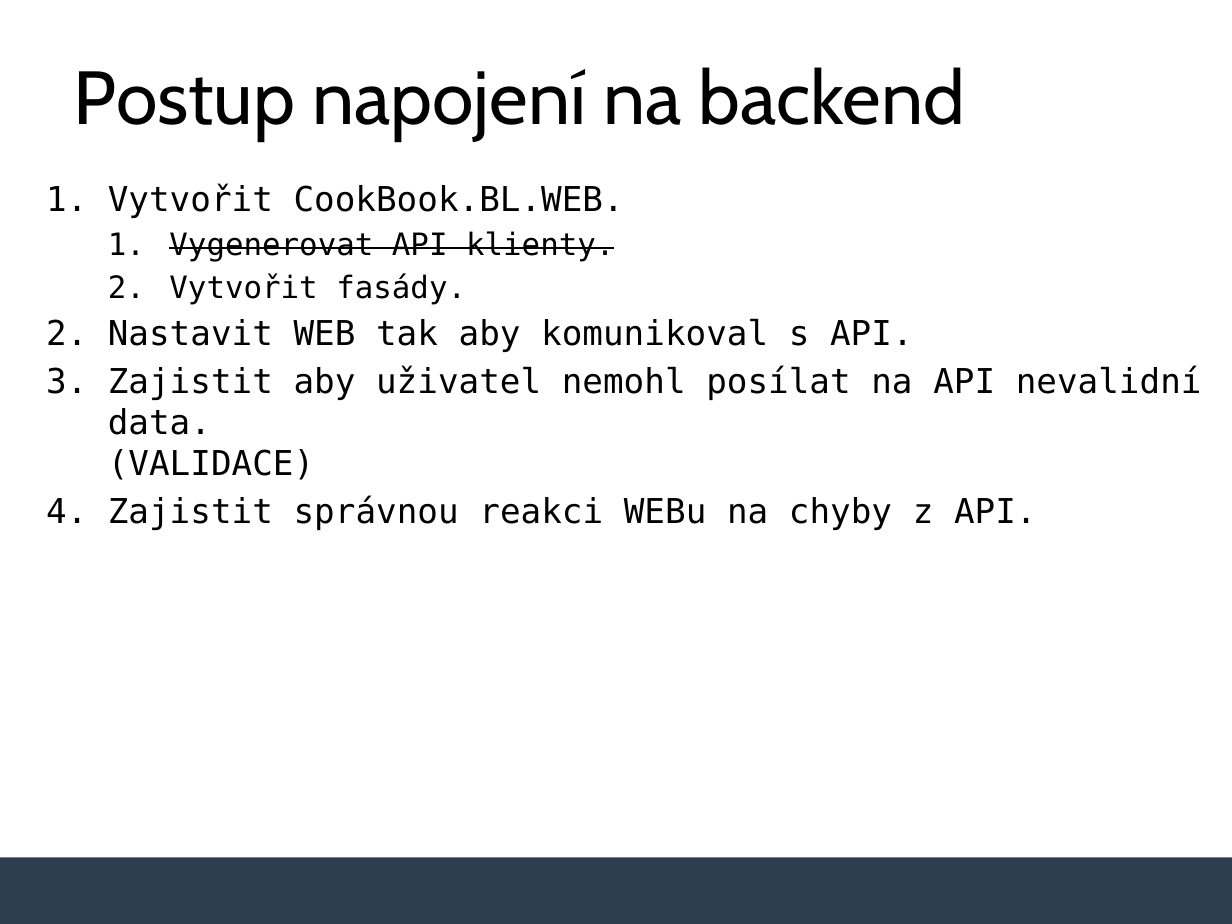
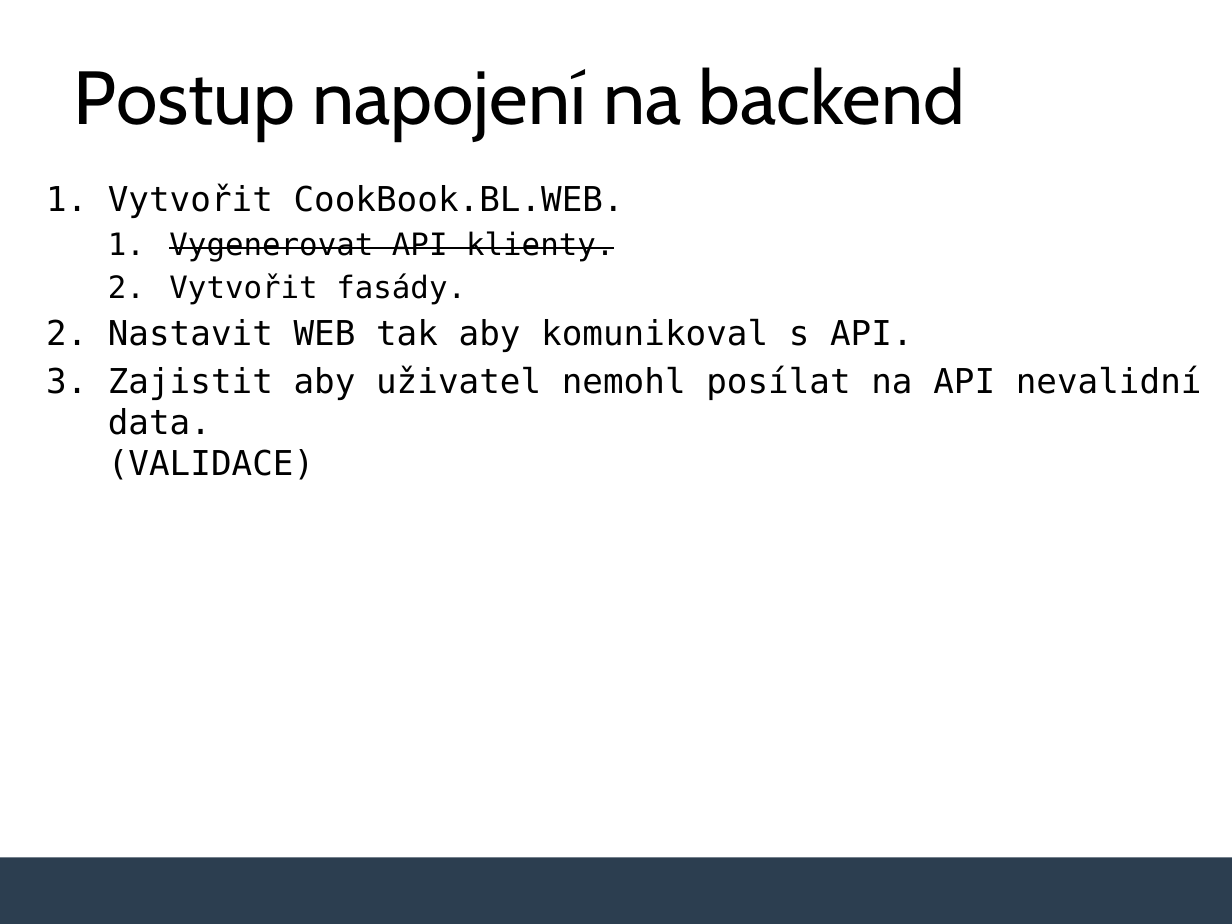
Before and after one commit to MichalTichy/Lecture-Integrating-Blazor-with-Backend, a slide deck: slide 9 of slides.pptx. Drawn at 1232x924 pixels with LibreOffice and Linux fonts; fonts in the diff are those of the drawing; background and template pictures are left out. Boxes give left, top, right and bottom in pixels: in the first picture for what was removed or moved away, otherwise in the second. Text is boxed around its words. In the diff, an @@ line names an element or a change of style, - is before the commit and + after.

```diff
--- a/slides.pptx
+++ b/slides.pptx
@@ text at box(108, 496, 1037, 530): paragraph removed @@
-4. Zajistit správnou reakci WEBu na chyby z API.
```
Also in this commit, not shown: 5 other slides changed, 3 slides added, 5 slides removed.
